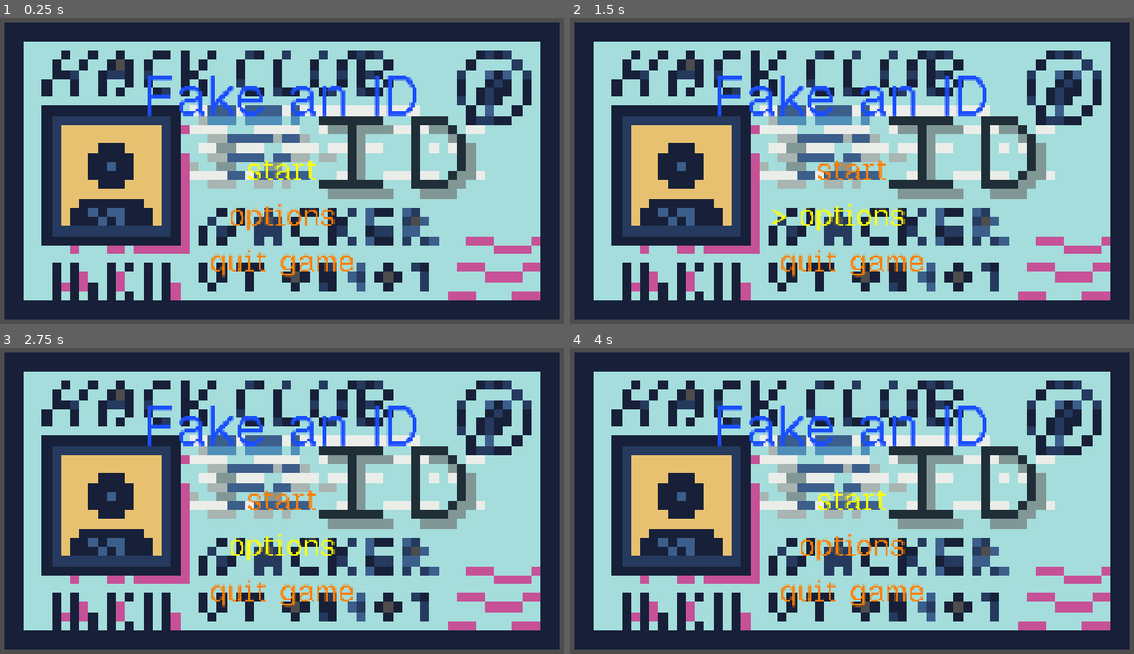
Above: before the commit, frames 1-4 (two rows, left to right).
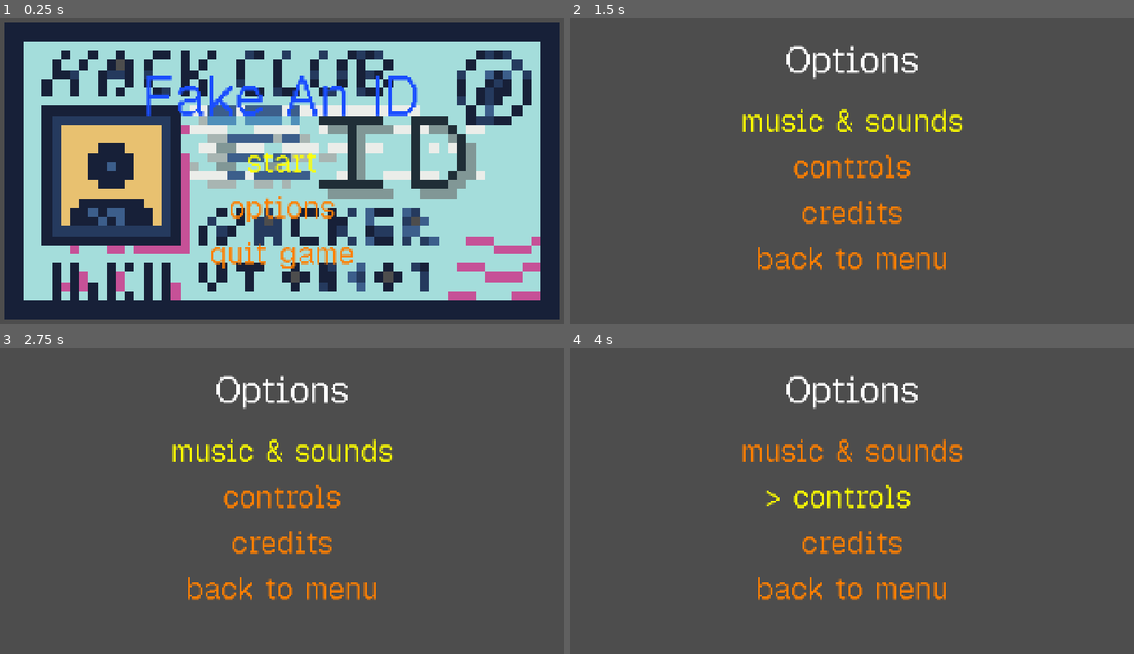
Above: after the commit, the same moments.

Repository: itstntcraft123/fake-an-id
Game: Godot game, scene res://scenes/main_menu.tscn
The game is run twice, just before and just after one commit, with the same random seed, the same clock (stepped at 60 frames per second) and the same inputs.
Inputs (mouse positions are in pixels of both pictures, inside the frame that each line leads up to):
- Up to frame 1 (0.25 s): no input
- Up to frame 2 (1.5 s): click "[color=#ffffff00]> [/color]op…" at 0.5 s; click (852, 122) at 1.25 s, where only the run after the commit has a clickable "[color=#ffffff00]> [/color]mu…"
- Up to frame 3 (2.75 s): click (282, 452) at 2 s, where only the run after the commit has a clickable "[color=#ffff00ff]> [/color]mu…"
- Up to frame 4 (4 s): click (852, 497) at 2.75 s, where only the run after the commit has a clickable "[color=#ffffff00]> [/color]co…"; click (852, 497) at 3.5 s, where only the run after the commit has a clickable "[color=#ffff00ff]> [/color]co…"

The runs differ from the first frame. In frame 1, 2.9% of the frame differs, in the area x 25-75%, y 18-85%; in frame 2, 95%, in the area x 0-100%, y 1-99%; in frame 3, 95%; in frame 4, 95%.

Commit message:
add options screen

Diff:
--- a/scenes/main_menu.tscn
+++ b/scenes/main_menu.tscn
@@ -5,7 +5,8 @@
 [ext_resource type="PackedScene" uid="uid://bmdsk1kuk34xi" path="res://scenes/select_menu.tscn" id="2_ekxnf"]
 [ext_resource type="Texture2D" uid="uid://bpxr1xdodvt5y" path="res://sprites/home-sceen-id-draft.png" id="3_wu84c"]
 
-[node name="Control" type="CenterContainer" unique_id=1331009162]
+[node name="Control" type="Control" unique_id=99506797]
+layout_mode = 3
 anchors_preset = 15
 anchor_right = 1.0
 anchor_bottom = 1.0
@@ -17,38 +18,45 @@
 [node name="TextureRect" type="TextureRect" parent="." unique_id=486398320]
 texture_filter = 1
 custom_minimum_size = Vector2(1920, 1080)
-layout_mode = 2
+layout_mode = 0
+offset_right = 1920.0
+offset_bottom = 1080.0
 texture = ExtResource("3_wu84c")
 
-[node name="VBoxContainer" type="VBoxContainer" parent="." unique_id=1140747918]
+[node name="MarginContainer" type="MarginContainer" parent="." unique_id=2001314059]
+layout_mode = 1
+anchors_preset = 15
+anchor_right = 1.0
+anchor_bottom = 1.0
+offset_top = 179.0
+grow_horizontal = 2
+grow_vertical = 2
+
+[node name="VBoxContainer" type="VBoxContainer" parent="MarginContainer" unique_id=1140747918]
 layout_mode = 2
-theme_override_constants/separation = 50
+theme_override_constants/separation = 25
 
-[node name="MarginContainer" type="MarginContainer" parent="VBoxContainer" unique_id=716200576]
+[node name="Label" type="Label" parent="MarginContainer/VBoxContainer" unique_id=1201592543]
+layout_mode = 2
+theme_override_colors/font_color = Color(0.101960786, 0.30588236, 1, 1)
+theme_override_font_sizes/font_size = 180
+text = "Fake An ID"
+horizontal_alignment = 1
+
+[node name="SelectMenu" parent="MarginContainer/VBoxContainer" unique_id=1729985181 instance=ExtResource("2_ekxnf")]
 layout_mode = 2
 
-[node name="Label" type="Label" parent="VBoxContainer/MarginContainer" unique_id=1421364132]
-layout_mode = 2
-theme_override_colors/font_color = Color(0.10370567, 0.30416736, 1, 1)
-theme_override_font_sizes/font_size = 180
-text = "Fake an ID"
-horizontal_alignment = 1
-
-[node name="SelectMenu" parent="VBoxContainer" unique_id=1729985181 instance=ExtResource("2_ekxnf")]
-layout_mode = 2
-theme_override_constants/separation = 10
-
-[node name="Start" type="Button" parent="VBoxContainer/SelectMenu" unique_id=1295318933]
+[node name="Start" type="Button" parent="MarginContainer/VBoxContainer/SelectMenu" unique_id=1295318933]
 layout_mode = 2
 text = "start"
 
-[node name="Options" type="Button" parent="VBoxContainer/SelectMenu" unique_id=270986237]
+[node name="Options" type="Button" parent="MarginContainer/VBoxContainer/SelectMenu" unique_id=270986237]
 layout_mode = 2
 text = "options
 "
 
-[node name="Quit" type="Button" parent="VBoxContainer/SelectMenu" unique_id=1750955982]
+[node name="Quit" type="Button" parent="MarginContainer/VBoxContainer/SelectMenu" unique_id=1750955982]
 layout_mode = 2
 text = "quit game"
 
-[connection signal="selected" from="VBoxContainer/SelectMenu" to="." method="_on_select_menu_selected"]
+[connection signal="selected" from="MarginContainer/VBoxContainer/SelectMenu" to="." method="_on_select_menu_selected"]
--- /dev/null
+++ b/scenes/options.tscn
@@ -0,0 +1,55 @@
+[gd_scene format=3 uid="uid://mbv80ufx3lia"]
+
+[ext_resource type="Theme" uid="uid://ckm8ormicu8rl" path="res://theme.tres" id="1_yjkok"]
+[ext_resource type="PackedScene" uid="uid://bmdsk1kuk34xi" path="res://scenes/select_menu.tscn" id="2_2iy26"]
+[ext_resource type="Script" uid="uid://cir1t7mmehfta" path="res://scripts/options.gd" id="2_kv8mn"]
+
+[node name="Options" type="Control" unique_id=212269269]
+layout_mode = 3
+anchors_preset = 15
+anchor_right = 1.0
+anchor_bottom = 1.0
+grow_horizontal = 2
+grow_vertical = 2
+theme = ExtResource("1_yjkok")
+script = ExtResource("2_kv8mn")
+
+[node name="MarginContainer" type="MarginContainer" parent="." unique_id=556681955]
+layout_mode = 1
+anchors_preset = 15
+anchor_right = 1.0
+anchor_bottom = 1.0
+offset_top = 100.0
+grow_horizontal = 2
+grow_vertical = 2
+
+[node name="VBoxContainer" type="VBoxContainer" parent="MarginContainer" unique_id=56445023]
+layout_mode = 2
+theme_override_constants/separation = 50
+
+[node name="Options" type="Label" parent="MarginContainer/VBoxContainer" unique_id=582477776]
+layout_mode = 2
+theme_override_font_sizes/font_size = 120
+text = "Options"
+horizontal_alignment = 1
+
+[node name="SelectMenu" parent="MarginContainer/VBoxContainer" unique_id=1729985181 instance=ExtResource("2_2iy26")]
+layout_mode = 2
+
+[node name="Sounds" type="Button" parent="MarginContainer/VBoxContainer/SelectMenu" unique_id=635173152]
+layout_mode = 2
+text = "music & sounds"
+
+[node name="Controls" type="Button" parent="MarginContainer/VBoxContainer/SelectMenu" unique_id=792660052]
+layout_mode = 2
+text = "controls"
+
+[node name="Credits" type="Button" parent="MarginContainer/VBoxContainer/SelectMenu" unique_id=273113489]
+layout_mode = 2
+text = "credits"
+
+[node name="Back" type="Button" parent="MarginContainer/VBoxContainer/SelectMenu" unique_id=300295775]
+layout_mode = 2
+text = "back to menu"
+
+[connection signal="selected" from="MarginContainer/VBoxContainer/SelectMenu" to="." method="_on_select_menu_selected"]
--- a/scripts/main_menu.gd
+++ b/scripts/main_menu.gd
@@ -1,4 +1,4 @@
-extends CenterContainer
+extends Control
 
 func _ready() -> void:
 	pass
@@ -11,6 +11,6 @@
 		"Start":
 			get_tree().change_scene_to_file("res://scenes/node_2d.tscn")
 		"Options":
-			pass
+			get_tree().change_scene_to_file("res://scenes/options.tscn")
 		"Quit":
 			get_tree().quit()
--- /dev/null
+++ b/scripts/options.gd
@@ -0,0 +1,18 @@
+extends Control
+
+func _ready() -> void:
+	pass
+
+func _process(delta: float) -> void:
+	pass
+
+func _on_select_menu_selected(index: int, item: Control) -> void:
+	match item.name:
+		"Sounds":
+			pass
+		"Controls":
+			pass
+		"Credits":
+			pass
+		"Back":
+			get_tree().change_scene_to_file("res://scenes/main_menu.tscn")
--- a/theme.tres
+++ b/theme.tres
@@ -71,3 +71,4 @@
 Button/styles/pressed = SubResource("StyleBoxFlat_wdt2l")
 Label/font_sizes/font_size = 72
 Label/fonts/font = ExtResource("1_e1x85")
+VBoxContainer/constants/separation = 10
Not shown, added: scripts/options.gd.uid
